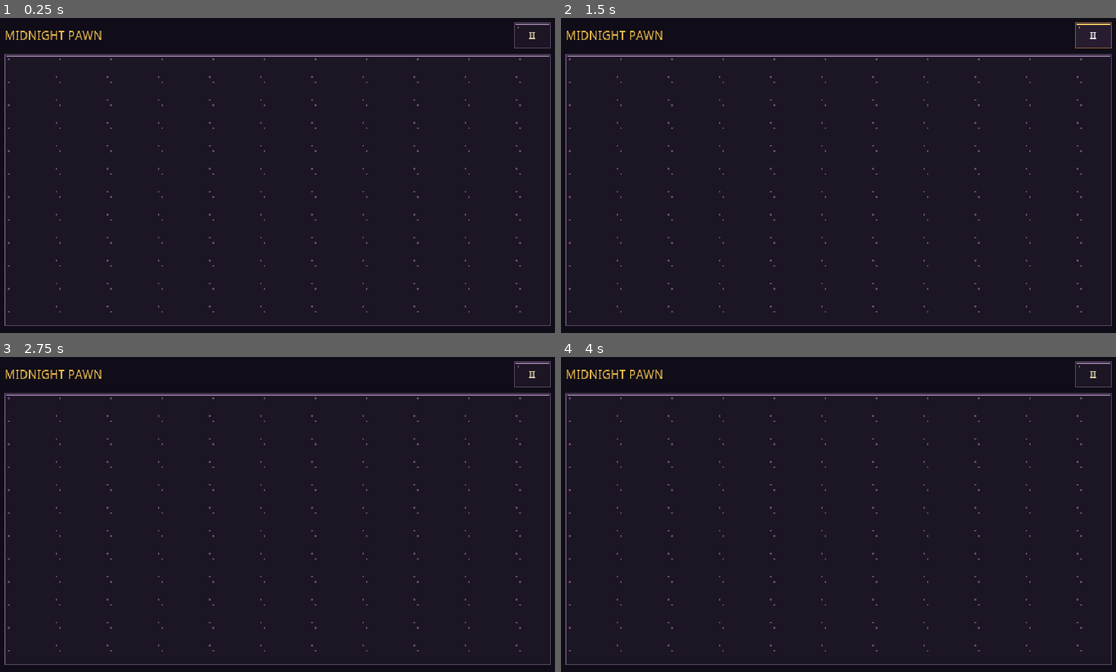
Above: before the commit, frames 1-4 (two rows, left to right).
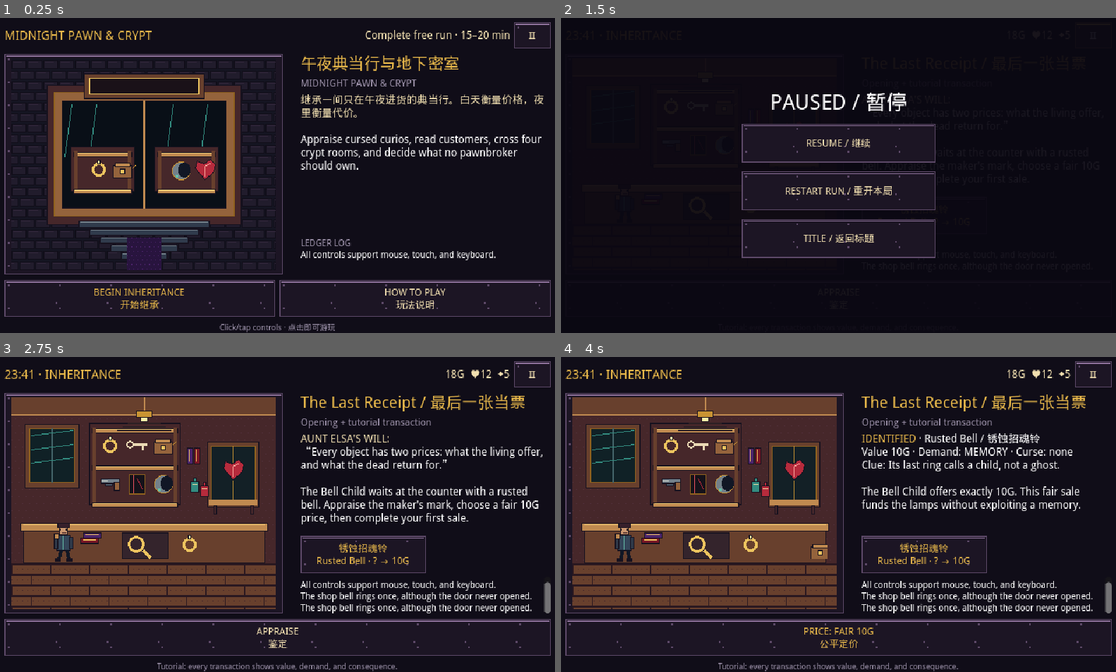
Above: after the commit, the same moments.

Repository: bfstone25-stack/play
Game: Godot game, scene res://scenes/main.tscn
Two runs of this game, one before a commit and one after it. Both use one fixed random seed, a clock stepped at 60 frames per second and the inputs below.
Inputs (mouse positions are in pixels of both pictures, inside the frame that each line leads up to):
- Up to frame 1 (0.25 s): no input
- Up to frame 2 (1.5 s): click (699, 298) at 0.5 s, where only the run after the commit has a clickable "BEGIN INHERITANCE 开始继承"; click "Ⅱ" at 1.25 s
- Up to frame 3 (2.75 s): click (277, 530) at 2 s, where only the run after the commit has a clickable "RESTART RUN / 重开本局"
- Up to frame 4 (4 s): click (921, 555) at 2.75 s, where only the run after the commit has a clickable "锈蚀招魂铃 Rusted Bell · ? → 10G"; click (838, 637) at 3.5 s, where only the run after the commit has a clickable "APPRAISE 鉴定"

The runs differ from the first frame. In frame 1, 16% of the frame differs, in the area x 0-100%, y 3-100%; in frame 2, 4.6%; in frame 3, 33%; in frame 4, 33%, in the area x 0-100%, y 4-100%.
Error before the commit: Parse Error: Cannot infer the type of "curio_index" variable because the value doesn't have a set type. (res://scripts/pixel_stage.gd:144)

Commit message:
Type Midnight Pawn dungeon pickup index
Co-authored-by: bfstone25-stack <bfstone25-stack@users.noreply.github.com>

Diff:
--- a/null-shrine/scripts/pixel_stage.gd
+++ b/null-shrine/scripts/pixel_stage.gd
@@ -141,7 +141,7 @@
 		var source := Rect2(room_index * 64 + enemy_frame * 32, 72, 32, 48)
 		draw_texture_rect_region(CRYPT_ATLAS, Rect2(objective - Vector2(16, 38), Vector2(32, 48)), source)
 	else:
-		var curio_index := [5, 0, 6, 7][room_index]
+		var curio_index: int = [5, 0, 6, 7][room_index]
 		draw_texture_rect_region(CURIOS, Rect2(objective - Vector2(16, 14), Vector2(32, 32)), Rect2(curio_index * 32, 32, 32, 32))
 	if action_flash > 0.0:
 		draw_texture_rect_region(CRYPT_ATLAS, Rect2(objective - Vector2(20, 20), Vector2(32, 32)), Rect2(224, 136, 32, 32))
